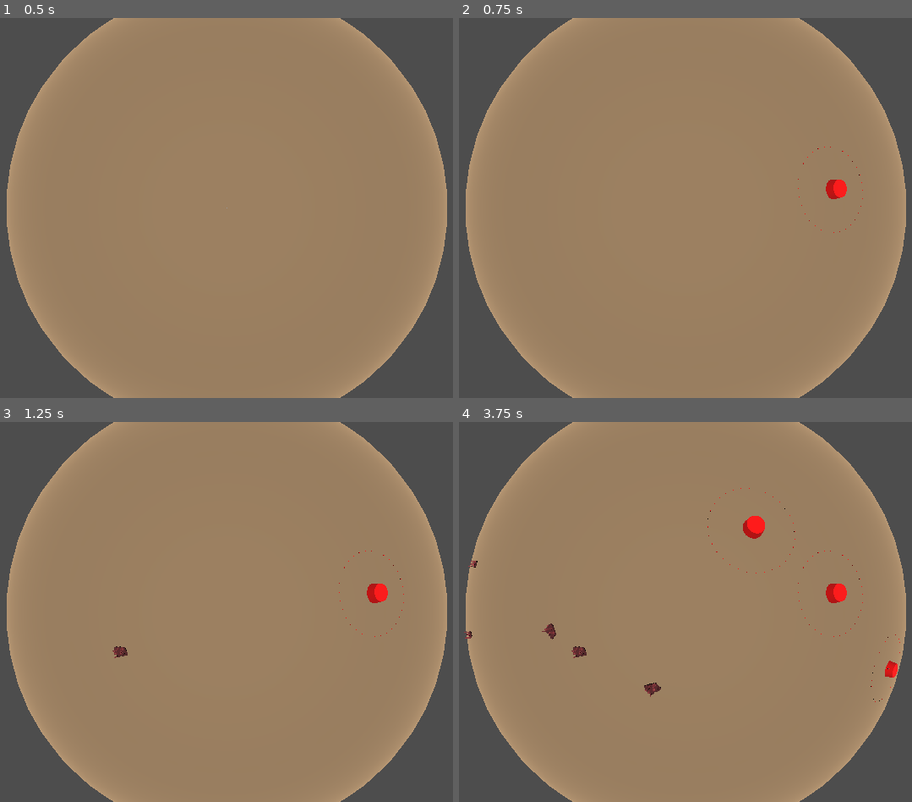
Above: before the commit, frames 1-4 (two rows, left to right).
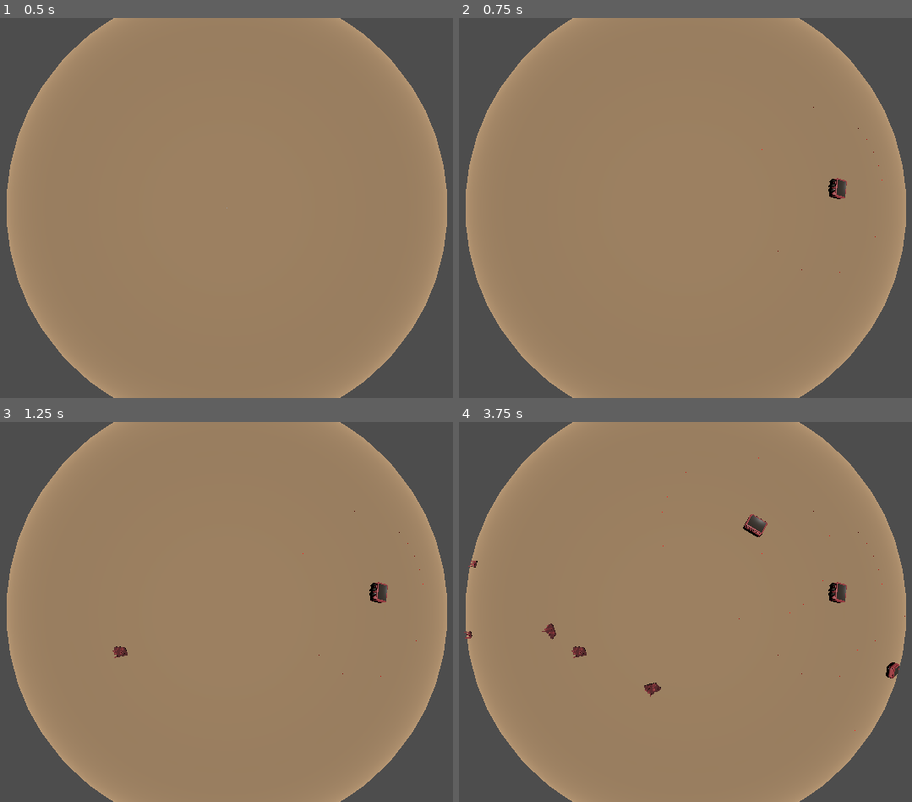
Above: after the commit, the same moments.

Repository: ShadowCurse/gmtk_2024
Game: Godot game, scene res://solar_system.tscn
Two runs of this game, one before a commit and one after it. Both use one fixed random seed, a clock stepped at 60 frames per second and the inputs below.
Inputs (mouse positions are in pixels of both pictures, inside the frame that each line leads up to):
- Up to frame 1 (0.5 s): no input
- Up to frame 2 (0.75 s): tap Enter at 0.5 s; move the mouse to (834, 189) at 0.52 s; hold Right (ui_right) from 0.53 s (still down); tap W (place_hub) at 0.6 s; click (834, 189) at 0.67 s
- Up to frame 3 (1.25 s): keep holding Right (ui_right)
- Up to frame 4 (3.75 s): tap Space at 1.25, 2.75 s; move the mouse to (549, 631) at 1.27 s; release Right (ui_right) at 1.28 s; hold Down (ui_down) 1.28-2.03 s; tap Q (place_resource) at 1.35, 2.85 s; tap Enter at 2, 3.5 s; move the mouse to (753, 528) at 2.02 s; hold Right (ui_right) 2.03-2.78 s; tap W (place_hub) at 2.1, 3.6 s; move the mouse to (653, 688) at 2.77 s; hold Up (ui_up) 2.78-3.53 s; click (653, 688) at 2.92 s; move the mouse to (889, 669) at 3.52 s; hold Left (ui_left) from 3.53 s (still down)

Frame 1 is identical in both runs. In frame 2, 0.2% of the frame differs, in the area x 66-94%, y 23-68%; in frame 3, 0.2%; in frame 4, 0.6%, in the area x 44-99%, y 9-82%.

Commit message:
update hubs to use new models

Diff:
--- a/hub.gd
+++ b/hub.gd
@@ -4,10 +4,8 @@
 @export var planet: Node3D
 @export var worker_scene: PackedScene
 @export var border_element_scene: PackedScene
-@export var border_angle: float = PI / 32.0
+@export var border_angle: float = PI / 16.0
 @export var border_elements: int = 32
-
-@onready var mesh_instance_3d = $MeshInstance3D
 
 enum Type {
     Red,
@@ -16,6 +14,16 @@
 }
 
 @export var type: Type = Type.Red
+
+@onready var hub_blue_lvl_1 = $hub_blue_lvl1
+@onready var hub_blue_lvl_2 = $hub_blue_lvl2
+@onready var hub_blue_lvl_3 = $hub_blue_lvl3
+@onready var hub_green_lvl_1 = $hub_green_lvl1
+@onready var hub_green_lvl_2 = $hub_green_lvl2
+@onready var hub_green_lvl_3 = $hub_green_lvl3
+@onready var hub_red_lvl_1 = $hub_red_lvl1
+@onready var hub_red_lvl_2 = $hub_red_lvl2
+@onready var hub_red_lvl_3 = $hub_red_lvl3
 
 class ResourceInfo:
     var resource: ResourcePoint
@@ -26,10 +34,16 @@
 var level: int = 1
 
 func _ready():
-    var color = self.type_to_color(self.type)
-    mesh_instance_3d.get_surface_override_material(0).albedo_color = color
+    match self.type:
+        Type.Red: self.hub_red_lvl_1.visible = true
+        Type.Green: self.hub_green_lvl_1.visible = true
+        Type.Blue: self.hub_blue_lvl_1.visible = true
+
     self.create_border()
     self.update_workers()
+
+    var random_angle = randf_range(0.0, 2.0 * PI)
+    self.rotate_object_local(Vector3.UP, random_angle)
 
 func _process(delta):
     pass
--- a/hub.tscn
+++ b/hub.tscn
@@ -1,27 +1,55 @@
-[gd_scene load_steps=7 format=3 uid="uid://c1c8vwy6pw21f"]
+[gd_scene load_steps=14 format=3 uid="uid://c1c8vwy6pw21f"]
 
 [ext_resource type="Script" path="res://hub.gd" id="1_5l4hg"]
 [ext_resource type="PackedScene" uid="uid://cckrf2qbeium6" path="res://worker.tscn" id="2_3bq5y"]
 [ext_resource type="PackedScene" uid="uid://dlret3kv42ew5" path="res://hub_border_element.tscn" id="2_ofqwb"]
-
-[sub_resource type="CylinderMesh" id="CylinderMesh_sjeqg"]
-top_radius = 2.0
-bottom_radius = 2.5
-height = 3.0
-
-[sub_resource type="StandardMaterial3D" id="StandardMaterial3D_eh3hh"]
+[ext_resource type="PackedScene" uid="uid://dmfovwtlwe61w" path="res://assets/hub_blue_lvl1.glb" id="4_jyrmp"]
+[ext_resource type="PackedScene" uid="uid://bhsote7n2yvmv" path="res://assets/hub_blue_lvl2.glb" id="5_wey62"]
+[ext_resource type="PackedScene" uid="uid://ddw3v78y3sjbn" path="res://assets/hub_blue_lvl3.glb" id="6_xc8db"]
+[ext_resource type="PackedScene" uid="uid://j204lfd5q2gm" path="res://assets/hub_green_lvl1.glb" id="7_tvoou"]
+[ext_resource type="PackedScene" uid="uid://c6x3uq3ijdk3i" path="res://assets/hub_green_lvl2.glb" id="8_olgkt"]
+[ext_resource type="PackedScene" uid="uid://rsn8dobf5koc" path="res://assets/hub_green_lvl3.glb" id="9_lycr0"]
+[ext_resource type="PackedScene" uid="uid://c8h16j61tgnbf" path="res://assets/hub_red_lvl1.glb" id="10_wv5ii"]
+[ext_resource type="PackedScene" uid="uid://b86qbix61a8pn" path="res://assets/hub_red_lvl2.glb" id="11_vrqs7"]
+[ext_resource type="PackedScene" uid="uid://c6hyjkyffl28" path="res://assets/hub_red_lvl3.glb" id="12_t1wcr"]
 
 [sub_resource type="CylinderShape3D" id="CylinderShape3D_a6hrk"]
-radius = 2.5
+height = 3.35499
+radius = 4.69085
 
 [node name="hub" type="StaticBody3D"]
+transform = Transform3D(0.5, 0, 0, 0, 0.5, 0, 0, 0, 0.5, 0, 0, 0)
 script = ExtResource("1_5l4hg")
 worker_scene = ExtResource("2_3bq5y")
 border_element_scene = ExtResource("2_ofqwb")
 
-[node name="MeshInstance3D" type="MeshInstance3D" parent="."]
-mesh = SubResource("CylinderMesh_sjeqg")
-surface_material_override/0 = SubResource("StandardMaterial3D_eh3hh")
+[node name="CollisionShape3D" type="CollisionShape3D" parent="."]
+transform = Transform3D(1, 0, 0, 0, 1, 0, 0, 0, 1, 0, 1.92518, 0)
+shape = SubResource("CylinderShape3D_a6hrk")
 
-[node name="CollisionShape3D" type="CollisionShape3D" parent="."]
-shape = SubResource("CylinderShape3D_a6hrk")
+[node name="hub_blue_lvl1" parent="." instance=ExtResource("4_jyrmp")]
+visible = false
+
+[node name="hub_blue_lvl2" parent="." instance=ExtResource("5_wey62")]
+visible = false
+
+[node name="hub_blue_lvl3" parent="." instance=ExtResource("6_xc8db")]
+visible = false
+
+[node name="hub_green_lvl1" parent="." instance=ExtResource("7_tvoou")]
+visible = false
+
+[node name="hub_green_lvl2" parent="." instance=ExtResource("8_olgkt")]
+visible = false
+
+[node name="hub_green_lvl3" parent="." instance=ExtResource("9_lycr0")]
+visible = false
+
+[node name="hub_red_lvl1" parent="." instance=ExtResource("10_wv5ii")]
+visible = false
+
+[node name="hub_red_lvl2" parent="." instance=ExtResource("11_vrqs7")]
+visible = false
+
+[node name="hub_red_lvl3" parent="." instance=ExtResource("12_t1wcr")]
+visible = false
Binary file added: assets/hub_blue_lvl1.glb
Not shown, added: assets/hub_blue_lvl1.glb.import
Binary file added: assets/hub_blue_lvl2.glb
Not shown, added: assets/hub_blue_lvl2.glb.import
Binary file added: assets/hub_blue_lvl3.glb
Not shown, added: assets/hub_blue_lvl3.glb.import
Binary file added: assets/hub_green_lvl1.glb
Not shown, added: assets/hub_green_lvl1.glb.import
Binary file added: assets/hub_green_lvl2.glb
Not shown, added: assets/hub_green_lvl2.glb.import
Binary file added: assets/hub_green_lvl3.glb
Not shown, added: assets/hub_green_lvl3.glb.import
(and 6 more such lines)
